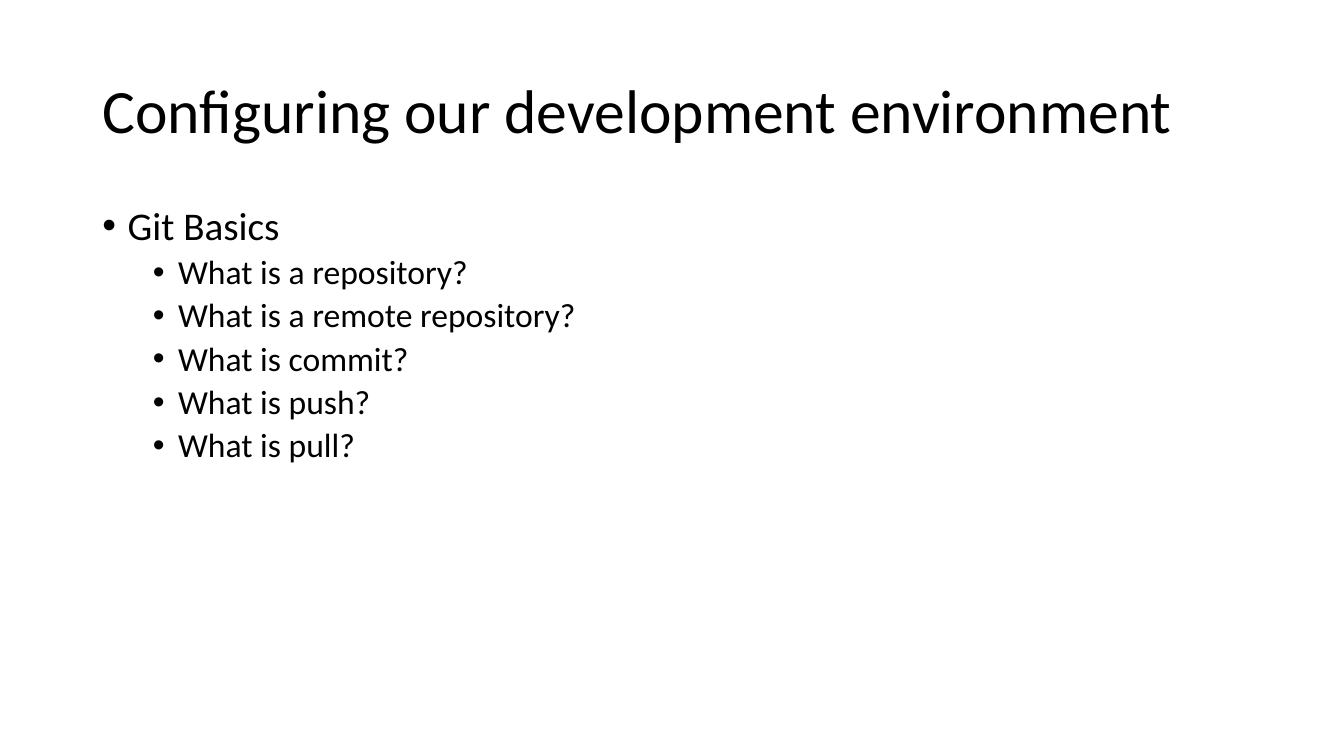
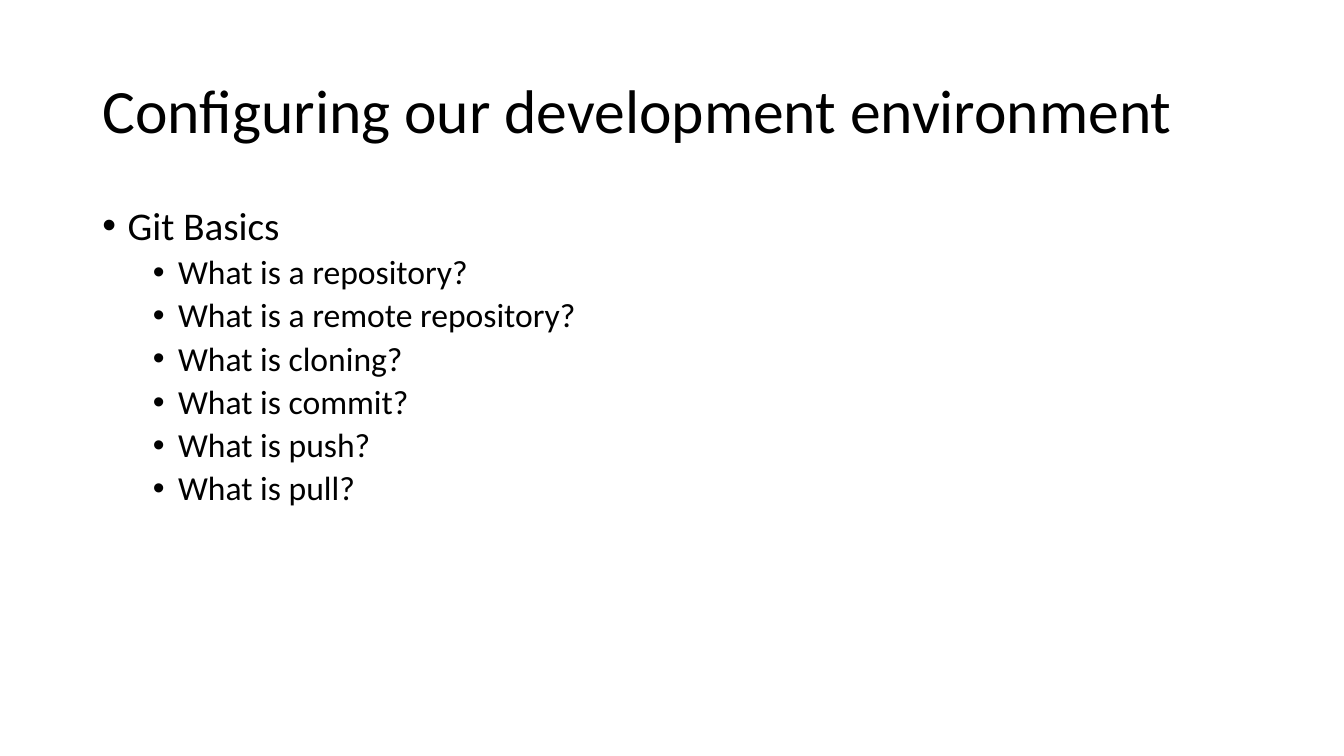
Before and after one commit to saorsa/php-course-excercises, a slide deck: slide 7 of Presentations/PHP Course.pptx. Drawn at 1344x756 pixels with LibreOffice and Linux fonts; fonts in the diff are those of the drawing. Boxes give left, top, right and bottom in pixels: in the first picture for what was removed or moved away, otherwise in the second. Text is boxed around its words. In the diff, an @@ line names an element or a change of style, - is before the commit and + after.

Commit message:
Added classes demos and text to the presentation.

```diff
--- a/Presentations/PHP Course.pptx
+++ b/Presentations/PHP Course.pptx
@@ text at [178, 347, 403, 377]: paragraph added @@
+  • What is cloning?
```
Also in this commit, not shown: 4 other slides changed, 29 slides added, 3 other files.
